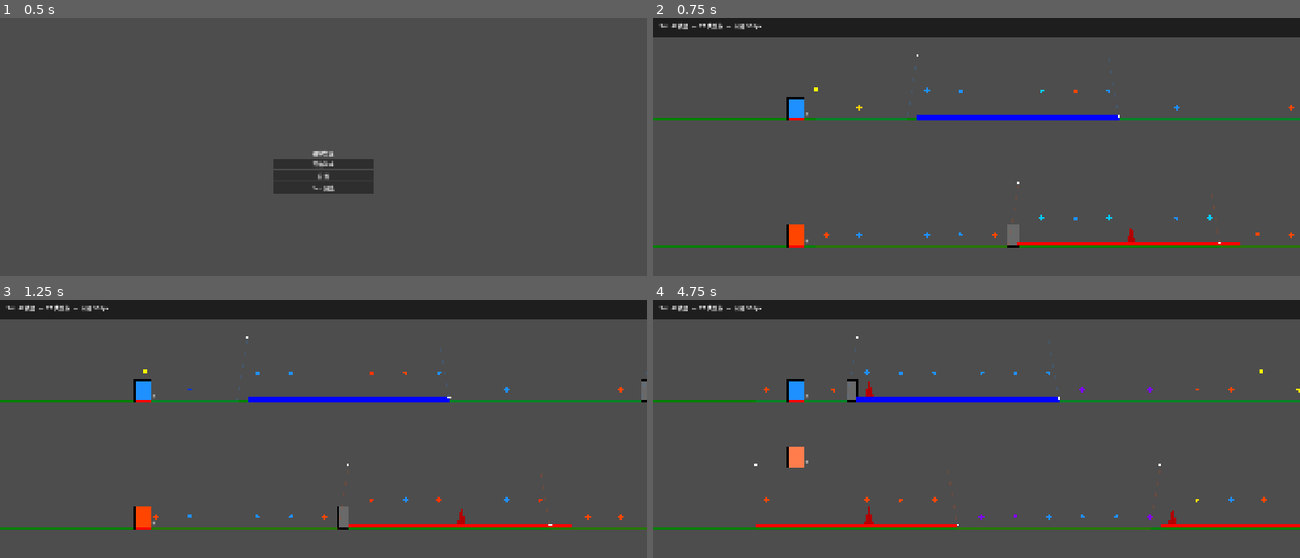
Above: before the commit, frames 1-4 (two rows, left to right).
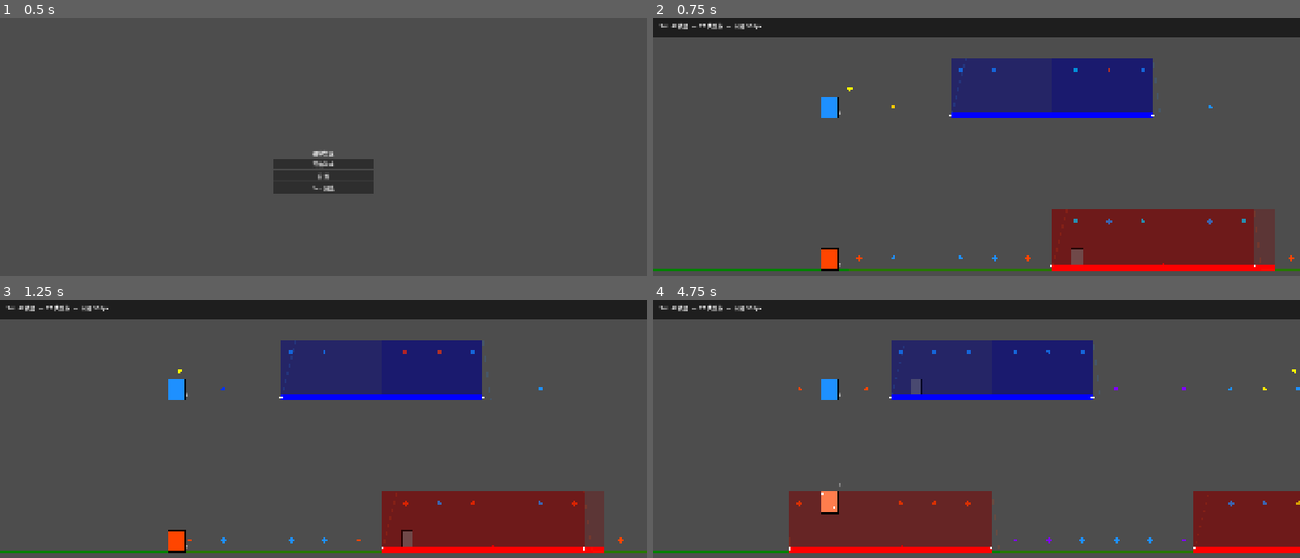
Above: after the commit, the same moments.

Repository: GeorgeMee/Magnetix
Game: Godot game, scene res://src/scenes/ui/start_menu.tscn
Same seed, same stepped clock (60 frames per second), same inputs: the game is played once before the commit and once after it.
Inputs:
- Up to frame 1 (0.5 s): no input
- Up to frame 2 (0.75 s): click "Sim 预览" at 0.5 s
- Up to frame 3 (1.25 s): no input
- Up to frame 4 (4.75 s): hold Q (magnetism_a) 1.28-2.03 s; tap W (magnetism_b) at 2.1 s; hold Space (swap) 2.78-3.53 s; tap Q (magnetism_a) at 3.6 s; hold W (magnetism_b) from 4.28 s (still down)

Frame 1 is identical in both runs. In frame 2, 18% of the frame differs, in the area x 0-100%, y 14-99%; in frame 3, 18%; in frame 4, 22%.

Commit message:
Fix sim preview: match game world coordinates, physics, level generation
- GameManager defaults: player_fixed_x=500, lane_top_y=300, lane_bottom_y=750, ceiling_offset=180
- sim_preview: use GameManager values instead of hardcoded positions
- _find_flip_point: return LAST flip not first (fix instant ceiling->floor snap)
- _smooth_feet_y: asymmetric speeds (400 up, 800 down) matching character physics
- _draw_trajectory_path: smooth diagonal paths using _smooth_feet_y_at
- Magnet triggers: draw at floor level (transition start, not end)
- _draw_characters: ceiling characters extend downward (inverted)
- Hazard: fix 24x24 size + yellow line matching game
- Magnet: add field area rectangle in addition to magnet bar
- sim_ai.generate: accept start_surf_a/b for continuous trajectory extension
- chunk_choreographer: append trajectory instead of overwrite; wall placed after trigger point (+60 not -30)

Diff:
--- a/src/scripts/core/game_manager.gd
+++ b/src/scripts/core/game_manager.gd
@@ -11,10 +11,10 @@
 var base_scroll_speed : float = 200.0
 var scroll_acceleration : float = 5.0
 
-var player_fixed_x : float = 300.0
-var lane_top_y : float = 0.0
-var lane_bottom_y : float = 0.0
-var ceiling_offset : float = 120.0
+var player_fixed_x : float = 500.0
+var lane_top_y : float = 300.0
+var lane_bottom_y : float = 750.0
+var ceiling_offset : float = 180.0
 
 var physics_system : PhysicsSystem
 var scroll_manager : ScrollManager
--- a/src/scripts/game/chunk_choreographer.gd
+++ b/src/scripts/game/chunk_choreographer.gd
@@ -16,9 +16,15 @@
 	if trajectory.size() > 0 and trajectory[-1].world_x >= needed_end:
 		return
 	var start_x := from_world_x
+	var surf_a := SimAI.Surface.FLOOR
+	var surf_b := SimAI.Surface.FLOOR
 	if trajectory.size() > 0:
-		start_x = maxf(trajectory[-1].world_x, from_world_x)
-	trajectory = sim_ai.generate(lane_a_pol, lane_b_pol, start_x, needed_length, GameManager.sim_decision_interval)
+		var last_pt := trajectory[-1]
+		start_x = maxf(last_pt.world_x + GameManager.sim_decision_interval, from_world_x)
+		surf_a = last_pt.char_a_surface as int
+		surf_b = last_pt.char_b_surface as int
+	var new_points := sim_ai.generate(lane_a_pol, lane_b_pol, start_x, needed_end - start_x, GameManager.sim_decision_interval, surf_a, surf_b)
+	trajectory.append_array(new_points)
 
 func get_chunk_layout(chunk_world_x : float, lane : int, chunk_width : float) -> ChunkLayout:
 	var pol := _get_cur_pol(lane)
@@ -116,7 +122,7 @@
 			continue
 
 		if next_surf == Character.Surface.CEILING:
-			var wall_x := next_pt.world_x - 30.0
+			var wall_x := next_pt.world_x + 60.0
 			if wall_x >= chunk_start and wall_x < chunk_start + chunk_width:
 				if rng.randi_range(0, 2) > 0:
 					layout.walls.append({"world_x": wall_x})
--- a/src/scripts/game/main.gd
+++ b/src/scripts/game/main.gd
@@ -16,10 +16,6 @@
 	GameManager.physics_system = physics_system
 	GameManager.scroll_manager = scroll_manager
 	GameManager.magnet_manager = magnet_manager
-	GameManager.lane_top_y = 300.0
-	GameManager.lane_bottom_y = 750.0
-	GameManager.ceiling_offset = 180.0
-	GameManager.player_fixed_x = 500.0
 	GameManager.choreographer = choreographer
 
 	_spawn_characters()
--- a/src/scripts/game/sim_ai.gd
+++ b/src/scripts/game/sim_ai.gd
@@ -5,14 +5,14 @@
 
 var rng : RandomNumberGenerator
 
-func generate(initial_a_pol : Magnet.Polarity, initial_b_pol : Magnet.Polarity, start_world_x : float, length : float, interval : float) -> Array[TrajectoryPoint]:
+func generate(initial_a_pol : Magnet.Polarity, initial_b_pol : Magnet.Polarity, start_world_x : float, length : float, interval : float, start_surf_a := Surface.FLOOR, start_surf_b := Surface.FLOOR) -> Array[TrajectoryPoint]:
 	rng = RandomNumberGenerator.new()
 	rng.randomize()
 
 	var points : Array[TrajectoryPoint] = []
 	var current_x := start_world_x
-	var surf_a := Surface.FLOOR
-	var surf_b := Surface.FLOOR
+	var surf_a := start_surf_a
+	var surf_b := start_surf_b
 	var last_lane := -1
 
 	while current_x < start_world_x + length:
--- a/src/scripts/ui/sim_preview.gd
+++ b/src/scripts/ui/sim_preview.gd
@@ -1,5 +1,8 @@
 class_name SimPreview
 extends Node2D
+
+const TRANSITION_SPEED := 400.0
+const FALL_GRAVITY := 800.0
 
 var sim_ai : SimAI
 var choreographer : ChunkChoreographer
@@ -8,8 +11,6 @@
 var sim_speed : float = 100.0
 var playing : bool = true
 var total_length : float = 5000.0
-var char_x : float = 400.0
-var transition_dist : float = 90.0
 var last_surf_a := SimAI.Surface.FLOOR
 var last_surf_b := SimAI.Surface.FLOOR
 var last_flip_time_a : float = -9999.0
@@ -75,15 +76,15 @@
 	queue_redraw()
 
 func _find_flip_point(wx : float, lane : int) -> float:
-	for i in range(trajectory.size()):
-		var s := trajectory[i].char_a_surface if lane == 0 else trajectory[i].char_b_surface
+	var last_flip := -1.0
+	for i in range(1, trajectory.size()):
 		if trajectory[i].world_x > wx:
 			break
-		if i > 0:
-			var ps := trajectory[i - 1].char_a_surface if lane == 0 else trajectory[i - 1].char_b_surface
-			if s != ps and trajectory[i].world_x <= wx:
-				return trajectory[i].world_x
-	return wx
+		var s := trajectory[i].char_a_surface if lane == 0 else trajectory[i].char_b_surface
+		var ps := trajectory[i - 1].char_a_surface if lane == 0 else trajectory[i - 1].char_b_surface
+		if s != ps:
+			last_flip = trajectory[i].world_x
+	return wx if last_flip < 0.0 else last_flip
 
 func _on_speed_changed(value : float) -> void:
 	sim_speed = value
@@ -95,6 +96,22 @@
 
 func _feet_y_at(floor_y : float, coff : float, surf : int) -> float:
 	return floor_y if surf == SimAI.Surface.FLOOR else floor_y - coff
+
+func _smooth_feet_y_at(wx : float, floor_y : float, coff : float, lane : int) -> float:
+	var surf := _get_surface_at(wx, lane)
+	var flip_wx := _find_flip_point(wx, lane)
+	if flip_wx < 0.0:
+		return _feet_y_at(floor_y, coff, surf)
+	var old_surf := _get_surface_at(flip_wx - 0.1, lane)
+	var elapsed := wx - flip_wx
+	var speed := TRANSITION_SPEED if old_surf == SimAI.Surface.FLOOR else FALL_GRAVITY
+	var td := sim_speed * coff / speed
+	if elapsed >= td or elapsed < 0.0:
+		return _feet_y_at(floor_y, coff, surf)
+	var progress := elapsed / td
+	var old_y := _feet_y_at(floor_y, coff, old_surf)
+	var new_y := _feet_y_at(floor_y, coff, surf)
+	return lerpf(old_y, new_y, progress)
 
 func _get_surface_at(world_x : float, lane : int) -> int:
 	var current := SimAI.Surface.FLOOR
@@ -110,18 +127,21 @@
 	var last_flip := last_flip_time_a if lane == 0 else last_flip_time_b
 	var old_surf := last_surf_a if lane == 0 else last_surf_b
 	var elapsed := sim_time - last_flip
-	if elapsed >= transition_dist or elapsed < 0.0:
+	var speed := TRANSITION_SPEED if old_surf == SimAI.Surface.FLOOR else FALL_GRAVITY
+	var td := sim_speed * coff / speed
+	if elapsed >= td or elapsed < 0.0:
 		return target_y
-	var progress := clampf(elapsed / transition_dist, 0.0, 1.0)
+	var progress := clampf(elapsed / td, 0.0, 1.0)
 	var old_y := _feet_y_at(floor_y, coff, old_surf)
 	return lerpf(old_y, target_y, progress)
 
 func _draw() -> void:
 	var vp_w := get_viewport().get_visible_rect().size.x
-	var vp_h := get_viewport().get_visible_rect().size.y
-	var lane_top := vp_h * 0.28
-	var lane_bot := vp_h * 0.63
-	var coff := 180.0
+
+	var lane_top := GameManager.lane_top_y
+	var lane_bot := GameManager.lane_bottom_y
+	var coff := GameManager.ceiling_offset
+	var px := GameManager.player_fixed_x
 	var char_w := Character.CHAR_WIDTH
 	var char_h := Character.CHAR_HEIGHT
 
@@ -129,7 +149,7 @@
 	_draw_lane(lane_bot, coff, vp_w)
 	_draw_level(lane_top, lane_bot, coff, vp_w)
 	_draw_trajectory_path(lane_top, lane_bot, coff, vp_w, char_h)
-	_draw_characters(lane_top, lane_bot, coff, vp_w, char_w, char_h)
+	_draw_characters(lane_top, lane_bot, coff, vp_w, px, char_w, char_h)
 
 	draw_rect(Rect2(Vector2(0, 0), Vector2(vp_w, 60)), Color(Color.BLACK, 0.6))
 	draw_string(ThemeDB.fallback_font, Vector2(20, 30), "Sim AI 轨迹  —  %d 决策点  —  间隔 %dpx" % [trajectory.size(), int(GameManager.sim_decision_interval)], HORIZONTAL_ALIGNMENT_LEFT, -1, 16)
@@ -139,8 +159,8 @@
 	draw_line(Vector2(0, floor_y - coff), Vector2(vp_w, floor_y - coff), Color.WEB_GREEN.darkened(0.4), 1.0)
 
 func _draw_level(lane_top : float, lane_bot : float, coff : float, vp_w : float) -> void:
-	var vis_start_x := sim_time - char_x
-	var vis_end_x := sim_time + vp_w - char_x
+	var vis_start_x := sim_time - GameManager.player_fixed_x
+	var vis_end_x := sim_time + vp_w - GameManager.player_fixed_x
 	for entry in layout_cache:
 		var layout := entry["layout"] as ChunkLayout
 		var lane_y := lane_top if entry["lane"] == 0 else lane_bot
@@ -150,7 +170,7 @@
 		_draw_hazards_in_layout(layout, lane_y, vp_w, vis_start_x, vis_end_x)
 
 func _world_to_sx(wx : float) -> float:
-	return char_x + (wx - sim_time)
+	return GameManager.player_fixed_x + (wx - sim_time)
 
 func _in_view(sx : float, vp_w : float) -> bool:
 	return sx > -50 and sx < vp_w + 50
@@ -161,14 +181,17 @@
 		if wx < vx0 - 200 or wx > vx1 + 200:
 			continue
 		var sx := _world_to_sx(wx)
-		var sy : float
-		if m["placement"] == Magnet.Placement.CEILING:
-			sy = lane_y - coff
-		else:
-			sy = lane_y - 16
 		var len : float = m["length"]
 		var col := Color.BLUE if m["polarity"] == Magnet.Polarity.NORTH else Color.RED
-		draw_rect(Rect2(Vector2(sx, sy), Vector2(len, 16.0)), col, true)
+		var field_col := col.darkened(0.5)
+		field_col.a = 0.3
+		draw_rect(Rect2(Vector2(sx, lane_y - coff), Vector2(len, coff)), field_col)
+		var mag_y : float
+		if m["placement"] == Magnet.Placement.CEILING:
+			mag_y = lane_y - coff
+		else:
+			mag_y = lane_y - 16.0
+		draw_rect(Rect2(Vector2(sx, mag_y), Vector2(len, 16.0)), col)
 
 func _draw_walls_in_layout(layout : ChunkLayout, lane_y : float, vp_w : float, vx0 : float, vx1 : float) -> void:
 	for w in layout.walls:
@@ -205,68 +228,75 @@
 		if hx < vx0 - 200 or hx > vx1 + 200:
 			continue
 		var sx := _world_to_sx(hx)
-		var sy := lane_y - 64.0
-		var p := PackedVector2Array([Vector2(sx, sy + 64), Vector2(sx + 16, sy), Vector2(sx + 32, sy + 64)])
-		draw_colored_polygon(p, Color.RED.darkened(0.3))
+		var sy := lane_y - 24.0
+		var hw := 12.0
+		draw_colored_polygon(PackedVector2Array([Vector2(sx, sy + 24), Vector2(sx + hw, sy), Vector2(sx + 24, sy + 24)]), Color.RED)
+		draw_line(Vector2(sx + hw - 4, sy + 9.6), Vector2(sx + hw + 4, sy + 9.6), Color.YELLOW, 2.0)
 
 func _draw_trajectory_path(lane_top : float, lane_bot : float, coff : float, vp_w : float, char_h : float) -> void:
 	if trajectory.size() < 2:
 		return
-	var prev_sx : float = 0.0
-	var prev_fy_a : float = 0.0
-	var prev_fy_b : float = 0.0
-	var first := true
-	for i in range(trajectory.size() - 1):
-		var pt0 := trajectory[i]
-		var pt1 := trajectory[i + 1]
-		for s in range(10):
-			var t := float(s) / 10.0
-			var wx := lerpf(pt0.world_x, pt1.world_x, t)
-			var sx := char_x + (wx - sim_time)
-			if sx < -200 or sx > vp_w + 200:
-				prev_sx = sx
-				continue
-			var fy_a := _feet_y_at(lane_top, coff, _get_surface_at(wx, 0))
-			var fy_b := _feet_y_at(lane_bot, coff, _get_surface_at(wx, 1))
-			if not first and sx > prev_sx - 5:
-				draw_line(Vector2(prev_sx, prev_fy_a), Vector2(sx, fy_a), Color(Color.DODGER_BLUE, 0.15), 2.0)
-				draw_line(Vector2(prev_sx, prev_fy_b), Vector2(sx, fy_b), Color(Color.ORANGE_RED, 0.15), 2.0)
-			prev_sx = sx
-			prev_fy_a = fy_a
-			prev_fy_b = fy_b
-			first = false
+	var px := GameManager.player_fixed_x
+	var step := 5.0
+	var wx0 := sim_time - px
+	var wx1 := sim_time + vp_w - px
+	wx0 = maxf(wx0, trajectory[0].world_x)
+	wx1 = minf(wx1, trajectory[-1].world_x)
+
+	var prev_sx_a := 0.0; var prev_sy_a := 0.0; var first_a := true
+	var prev_sx_b := 0.0; var prev_sy_b := 0.0; var first_b := true
+
+	var wx := wx0
+	while wx <= wx1:
+		var sx := px + (wx - sim_time)
+		var fy_a := _smooth_feet_y_at(wx, lane_top, coff, 0)
+		var fy_b := _smooth_feet_y_at(wx, lane_bot, coff, 1)
+		if not first_a:
+			draw_line(Vector2(prev_sx_a, prev_sy_a), Vector2(sx, fy_a), Color(Color.DODGER_BLUE, 0.15), 2.0)
+		if not first_b:
+			draw_line(Vector2(prev_sx_b, prev_sy_b), Vector2(sx, fy_b), Color(Color.ORANGE_RED, 0.15), 2.0)
+		prev_sx_a = sx; prev_sy_a = fy_a; first_a = false
+		prev_sx_b = sx; prev_sy_b = fy_b; first_b = false
+		wx += step
 
 	for pt in trajectory:
-		var sx := char_x + (pt.world_x - sim_time)
+		var sx := px + (pt.world_x - sim_time)
 		if sx > 0 and sx < vp_w:
 			if pt.swap_trigger:
 				draw_circle(Vector2(sx, lane_top - coff * 0.5), 6.0, Color.YELLOW)
 			if pt.magnet_a_trigger:
-				draw_circle(Vector2(sx, _feet_y_at(lane_top, coff, pt.char_a_surface) - 10), 4.0, Color.WHITE)
+				draw_circle(Vector2(sx, lane_top - 10), 4.0, Color.WHITE)
 			if pt.magnet_b_trigger:
-				draw_circle(Vector2(sx, _feet_y_at(lane_bot, coff, pt.char_b_surface) - 10), 4.0, Color.WHITE)
-
-func _draw_characters(lane_top : float, lane_bot : float, coff : float, vp_w : float, char_w : float, char_h : float) -> void:
+				draw_circle(Vector2(sx, lane_bot - 10), 4.0, Color.WHITE)
+
+func _draw_characters(lane_top : float, lane_bot : float, coff : float, vp_w : float, px : float, char_w : float, char_h : float) -> void:
 	var fy_a := _smooth_feet_y(lane_top, coff, char_h, 0)
 	var fy_b := _smooth_feet_y(lane_bot, coff, char_h, 1)
 
-	var ay := fy_a - char_h
-	var by := fy_b - char_h
 	var on_ceil_a := fy_a < lane_top - coff * 0.5
 	var on_ceil_b := fy_b < lane_bot - coff * 0.5
 
+	var ay := fy_a if on_ceil_a else fy_a - char_h
+	var by := fy_b if on_ceil_b else fy_b - char_h
+
 	var color_a := Color.DODGER_BLUE.lightened(0.3) if on_ceil_a else Color.DODGER_BLUE
 	var color_b := Color.ORANGE_RED.lightened(0.3) if on_ceil_b else Color.ORANGE_RED
 
-	draw_rect(Rect2(Vector2(char_x, ay), Vector2(char_w, char_h)), color_a)
-	draw_rect(Rect2(Vector2(char_x, ay), Vector2(char_w, char_h)), Color.BLACK, false, 2.0)
-	draw_line(Vector2(char_x, fy_a), Vector2(char_x + char_w, fy_a), Color.RED, 2.0)
-	draw_string(ThemeDB.fallback_font, Vector2(char_x + char_w + 4, fy_a - 12), "A", HORIZONTAL_ALIGNMENT_LEFT, -1, 12)
-
-	draw_rect(Rect2(Vector2(char_x, by), Vector2(char_w, char_h)), color_b)
-	draw_rect(Rect2(Vector2(char_x, by), Vector2(char_w, char_h)), Color.BLACK, false, 2.0)
-	draw_line(Vector2(char_x, fy_b), Vector2(char_x + char_w, fy_b), Color.RED, 2.0)
-	draw_string(ThemeDB.fallback_font, Vector2(char_x + char_w + 4, fy_b - 12), "B", HORIZONTAL_ALIGNMENT_LEFT, -1, 12)
+	draw_rect(Rect2(Vector2(px, ay), Vector2(char_w, char_h)), color_a)
+	draw_rect(Rect2(Vector2(px, ay), Vector2(char_w, char_h)), Color.BLACK, false, 2.0)
+	if on_ceil_a:
+		draw_line(Vector2(px, ay + 4), Vector2(px + char_w, ay + char_h - 4), Color.WHITE, 1.0)
+	else:
+		draw_line(Vector2(px, ay + 4), Vector2(px + char_w, ay + 4), Color.RED, 2.0)
+	draw_string(ThemeDB.fallback_font, Vector2(px + char_w + 4, fy_a - 12), "A", HORIZONTAL_ALIGNMENT_LEFT, -1, 12)
+
+	draw_rect(Rect2(Vector2(px, by), Vector2(char_w, char_h)), color_b)
+	draw_rect(Rect2(Vector2(px, by), Vector2(char_w, char_h)), Color.BLACK, false, 2.0)
+	if on_ceil_b:
+		draw_line(Vector2(px, by + 4), Vector2(px + char_w, by + char_h - 4), Color.WHITE, 1.0)
+	else:
+		draw_line(Vector2(px, by + 4), Vector2(px + char_w, by + 4), Color.RED, 2.0)
+	draw_string(ThemeDB.fallback_font, Vector2(px + char_w + 4, fy_b - 12), "B", HORIZONTAL_ALIGNMENT_LEFT, -1, 12)
 
 func _input(event : InputEvent) -> void:
 	if event.is_action_pressed("ui_cancel"):
